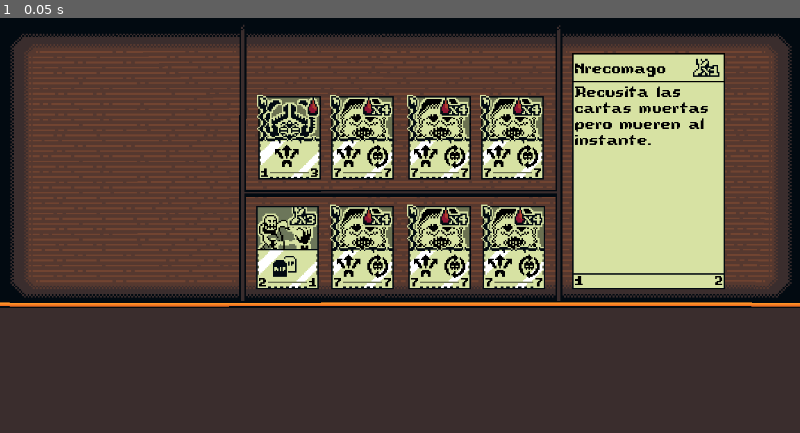
Above: before the commit, frame 1.
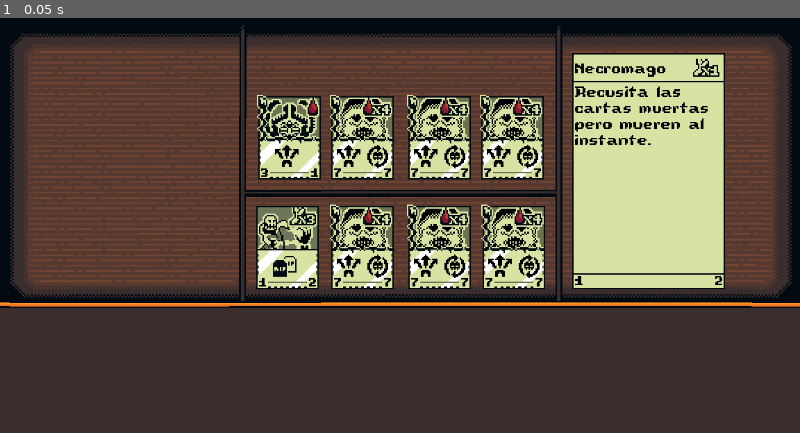
Above: after the commit, the same moment.

Repository: numbasan-san/inscryption_barato_multiplayer
Game: Godot game, scene res://Escenas/table.tscn
Two runs of this game, one before a commit and one after it. Both use one fixed random seed, a clock stepped at 60 frames per second and the inputs below. The project has no main scene, so this scene is started directly.
Inputs:
- Up to frame 1 (0.05 s): no input

The runs differ from the first frame. In frame 1, less than 0.1% of the frame differs, in the area x 32-77%, y 11-65%.

Commit message:
Corrección.
Corrección de carga de información de datos.

Diff:
--- a/Script/Scriptable Objects/necromago.tres
+++ b/Script/Scriptable Objects/necromago.tres
@@ -15,7 +15,7 @@
 tipo_coste = "hueso"
 coste = ExtResource("2_urdmd")
 int_coste = 3
-nombre = "Nrecomago"
+nombre = "Necromago"
 description = "Recusita las cartas muertas pero mueren al instante."
 sello1 = ExtResource("5_njsg1")
 damage = 1
--- a/Script/game_card.gd
+++ b/Script/game_card.gd
@@ -12,8 +12,8 @@
 #@onready var rival_description = $card_info/description # nombre de la carta
 @onready var rival_sello1 = $rival_board/card/seals/seal # habilidad
 @onready var rival_sello2 = $rival_board/card/seals/seal2 # habilidad
-@onready var rival_damage = $rival_board/card/healt
-@onready var rival_salud = $rival_board/card/damage
+@onready var rival_damage = $rival_board/card/damage
+@onready var rival_salud = $rival_board/card/healt
 
 # player's card
 @onready var player_base_card = $player_board/card/body # diseño de la carta
@@ -25,8 +25,8 @@
 #@onready var player_description = $card_info/description
 @onready var player_sello1 = $player_board/card/seals/seal # habilidad
 @onready var player_sello2 = $player_board/card/seals/seal2 # habilidad
-@onready var player_damage = $player_board/card/healt
-@onready var player_salud = $player_board/card/damage
+@onready var player_damage = $player_board/card/damage
+@onready var player_salud = $player_board/card/healt
 
 # info card
 @onready var info_cost = $info_card/cost # diseño de la carta
